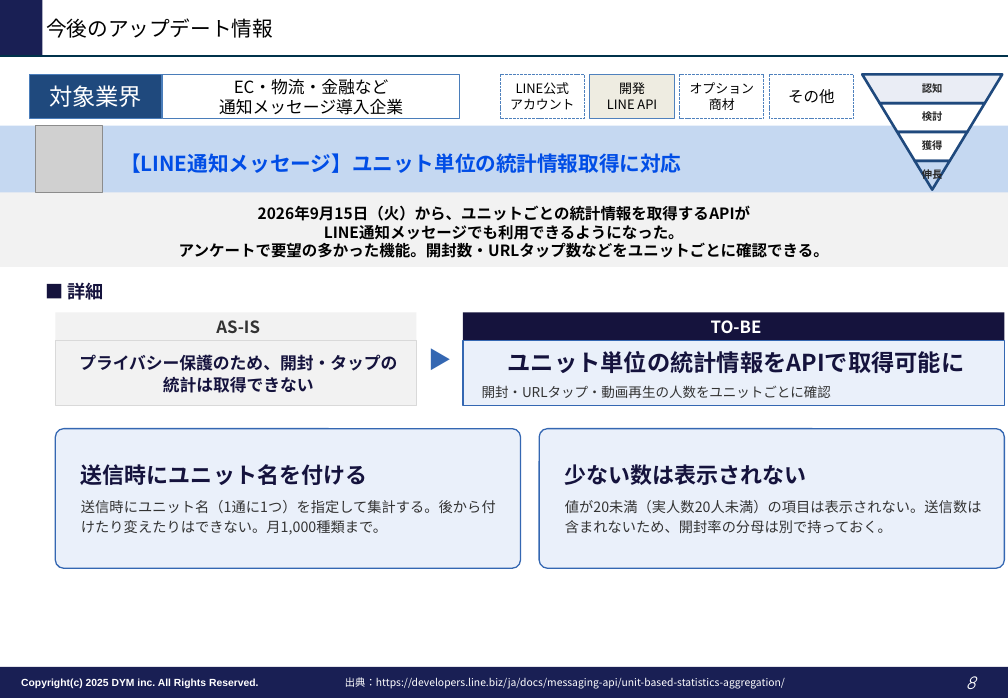
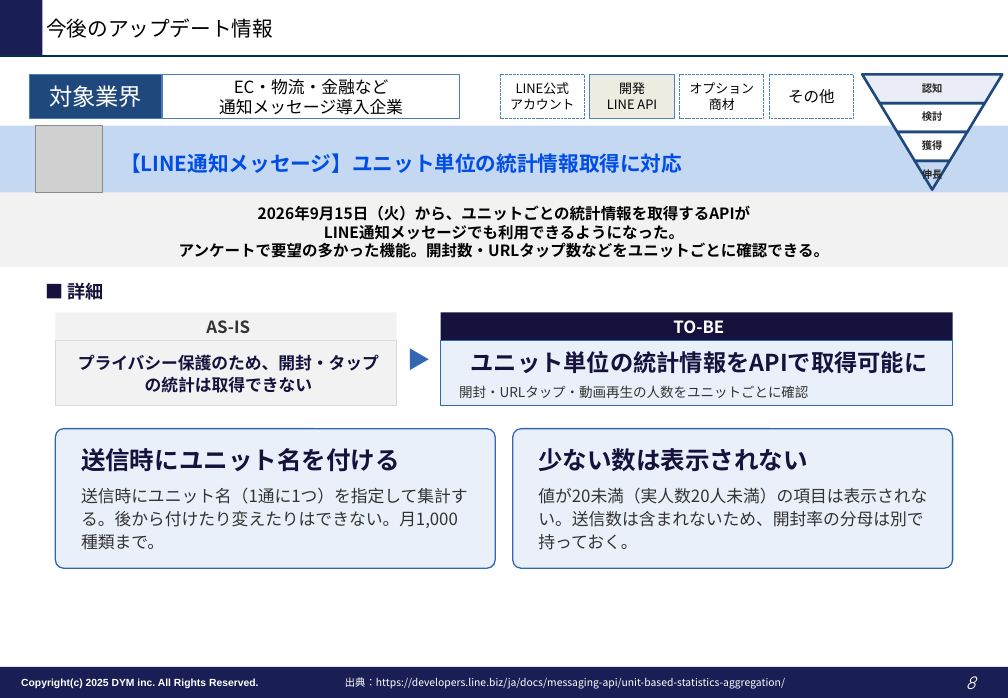
Before and after one commit to tonomura-r-dev/folder, a slide deck: slide 8 of LINEOA媒体最新情報_2026年10月トレンドレポート.pptx. Drawn at 1008x698 pixels with LibreOffice and Linux fonts; fonts in the diff are those of the drawing; grey boxes stand for pictures; background and template pictures are left out. Boxes give left, top, right and bottom in pixels: in the first picture for what was removed or moved away, otherwise in the second. Text is boxed around its words. In the diff, an @@ line names an element or a change of style, - is before the commit and + after.

```diff
--- a/LINEOA媒体最新情報_2026年10月トレンドレポート.pptx
+++ b/LINEOA媒体最新情報_2026年10月トレンドレポート.pptx
@@ rectangle "AS-IS": place and size @@
-rectangle "AS-IS" at (56,313,417,341)
+rectangle "AS-IS" at (56,313,397,341)
@@ text "▶": place and size @@
-text "▶" at (417,313,464,406)
+text "▶" at (396,313,440,406)
@@ rectangle "TO-BE": place and size @@
-rectangle "TO-BE" at (464,313,1005,341)
+rectangle "TO-BE" at (441,313,953,341)
@@ rectangle "プライバシー保護のため、開封・タップの統計は取得できない": place and size @@
-rectangle "プライバシー保護のため、開封・タップの統計は取得できない" at (56,341,417,406)
+rectangle "プライバシー保護のため、開封・タップの統計は取得できない" at (56,341,397,406)
@@ rectangle "ユニット単位の統計情報をAPIで取得可能に": place and size @@
-rectangle "ユニット単位の統計情報をAPIで取得可能に" at (464,341,1005,406)
+rectangle "ユニット単位の統計情報をAPIで取得可能に" at (441,341,953,406)
@@ rounded rectangle "送信時にユニット名を付ける": place and size @@
-rounded rectangle "送信時にユニット名を付ける" at (56,429,521,569)
+rounded rectangle "送信時にユニット名を付ける" at (56,429,496,569)
@@ rounded rectangle "送信時にユニット名を付ける" at (56,429,496,569): size 17 to 19 pt in "送信時にユニット名を付ける"; size 11 to 13 pt in "送信時にユニット名（1通に1つ）を指定して集計する。後から付けたり変えたりはできない。月1,000種類まで。" @@
@@ rounded rectangle "少ない数は表示されない": place and size @@
-rounded rectangle "少ない数は表示されない" at (540,429,1005,569)
+rounded rectangle "少ない数は表示されない" at (513,429,953,569)
@@ rounded rectangle "少ない数は表示されない" at (513,429,953,569): size 17 to 19 pt in "少ない数は表示されない"; size 11 to 13 pt in "値が20未満（実人数20人未満）の項目は表示されない。送信数は含まれないため、開封率の分母は別で持っておく。" @@
```
Also in this commit, not shown: 8 other slides changed, 2 other files.
